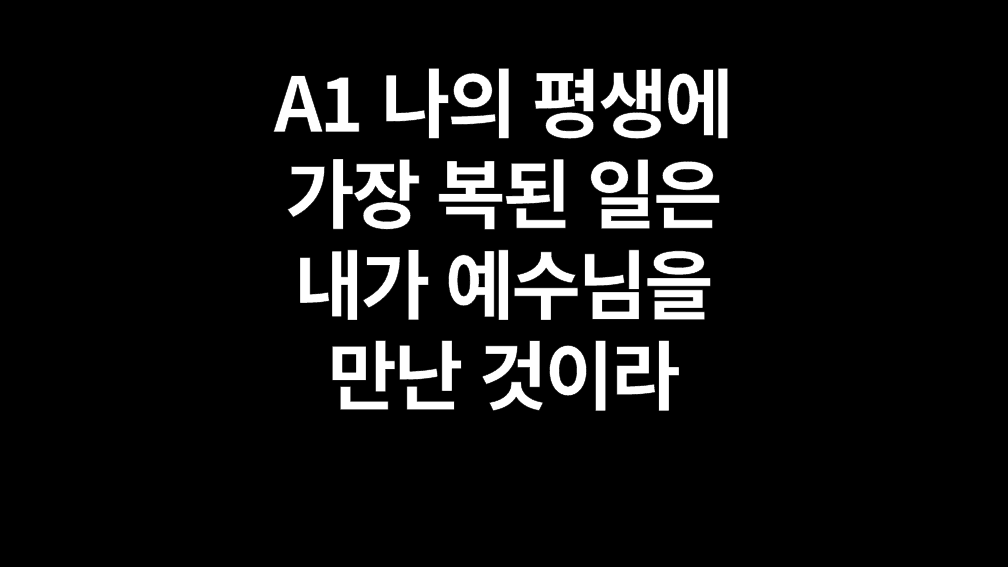
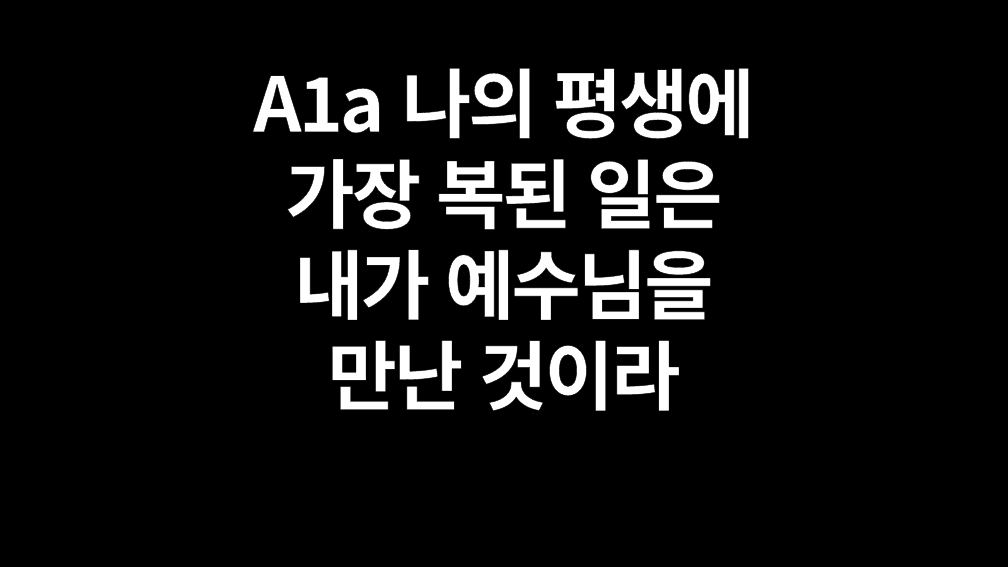
Before and after one commit to JohnHaan/lyrics-generator, a slide deck: slide 2 of songs/song-04/song.pptx. Drawn at 1008x567 pixels with LibreOffice and Linux fonts; fonts in the diff are those of the drawing. Boxes give left, top, right and bottom in pixels: in the first picture for what was removed or moved away, otherwise in the second. Text is boxed around its words. In the diff, an @@ line names an element or a change of style, - is before the commit and + after.

```diff
--- a/songs/song-04/song.pptx
+++ b/songs/song-04/song.pptx
@@ text at (253,68,754,139): text changed @@
-A1 나의 평생에
+A1a 나의 평생에
```
Also in this commit, not shown: 6 other slides changed, 11 other files.
